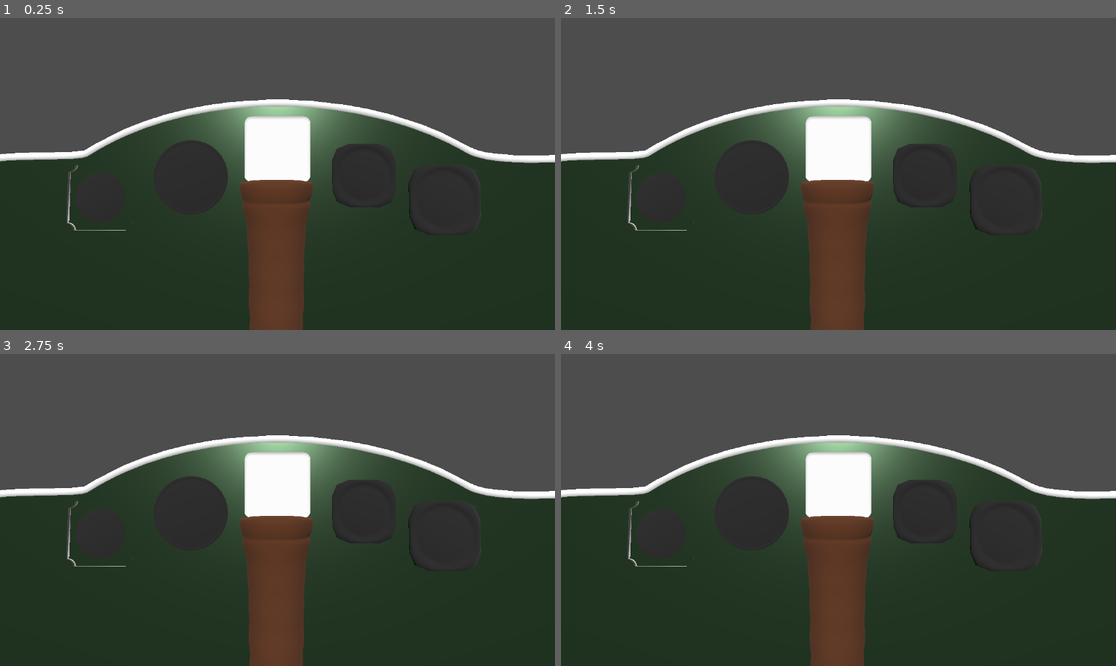
Above: before the commit, frames 1-4 (two rows, left to right).
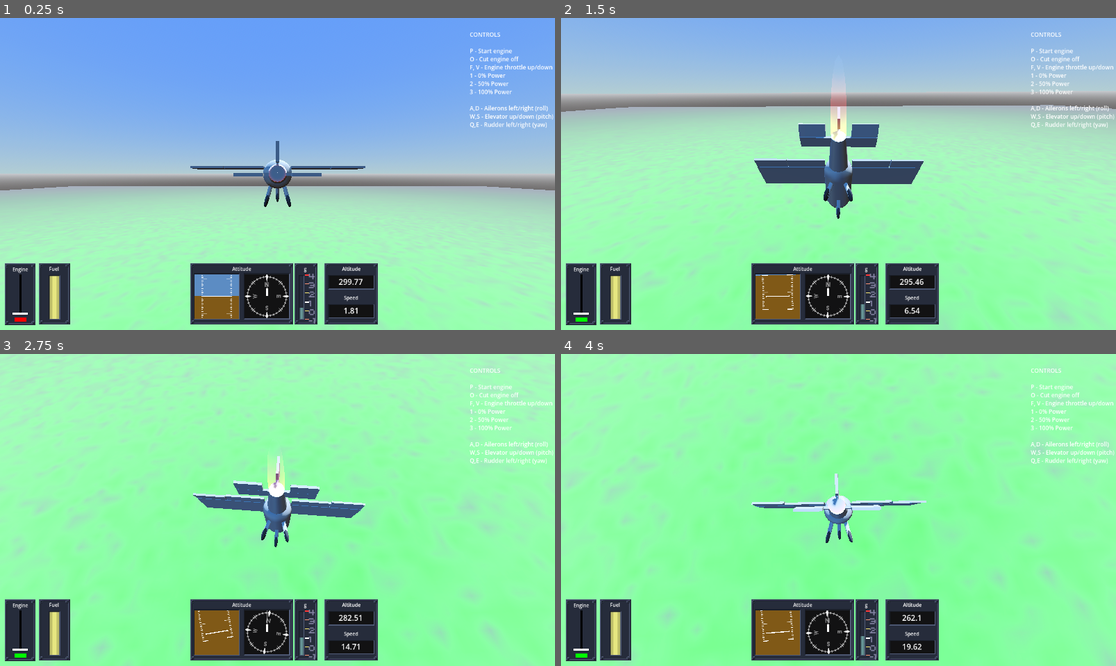
Above: after the commit, the same moments.

Repository: 100-Devs-1-Game/UndeadReckoning
Game: Godot game, scene res://test/aircraft_balancing_test.tscn
Two runs of this game, one before a commit and one after it. Both use one fixed random seed, a clock stepped at 60 frames per second and the inputs below. Before the commit the project starts from res://test/fog_test/fog_test.tscn. Sound files missing from this copy of the repository are replaced by a short silence.
Inputs (mouse positions are in pixels of both pictures, inside the frame that each line leads up to):
- Up to frame 1 (0.25 s): no input
- Up to frame 2 (1.5 s): tap Enter at 0.5 s; move the mouse to (960, 158) at 0.52 s; hold D 0.53-1.25 s; tap S (free_cam_back) at 0.6 s; click (960, 158) at 0.67 s; tap Space (ui_select) at 0.77, 1.07 s; drag from (727, 189) to (810, 236) at 1.27 s
- Up to frame 3 (2.75 s): move the mouse to (333, 441) at 2.02 s; hold D from 2.03 s (still down); tap W (free_cam_forward) at 2.1 s
- Up to frame 4 (4 s): release D at 2.75 s; drag from (810, 572) to (672, 463) at 2.77 s; move the mouse to (1005, 556) at 3.52 s; hold A from 3.53 s (still down); tap Z at 3.6 s; tap Space (ui_select) at 3.77 s

The runs differ from the first frame. In frame 1, 99% of the frame differs, in the area x 0-100%, y 0-100%; in frame 2, 99%; in frame 3, 99%; in frame 4, 99%.

Commit message:
Update project.godot

Diff:
--- a/src/project.godot
+++ b/src/project.godot
@@ -11,7 +11,7 @@
 [application]
 
 config/name="Undead Reckoning"
-run/main_scene="uid://bci3jvkat8a56"
+run/main_scene="uid://ck7w2ofw16nsi"
 config/features=PackedStringArray("4.4", "GL Compatibility")
 config/icon="res://icon.svg"
 
